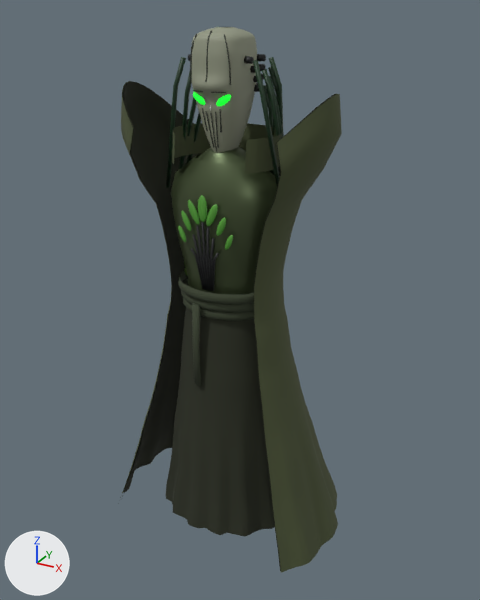
Before and after pictures for a commit that changed the glTF model public/models/estrangeiro.glb.
One viewpoint serves both versions: a camera (50 mm lens) standing at (1.6, -2.76, 2.65) and looking at (0.01, 0.12, 1.21). Every picture has the same lights, and +X, +Y and +Z are marked at lower left. The picture after the commit comes second. Vertices at exactly the same position are counted once.

Names of what the first picture shows: 'belt', 'cables', 'cape_in', 'chest_leaves', 'mask', 'part_MAT_CLOTH_cable_estrangeiro', 'part_MAT_CLOTH_cape_estrangeiro', 'part_MAT_CLOTH_cord_estrangeiro', 'part_MAT_METAL_armor_estrangeiro', 'robe' and 2 more.
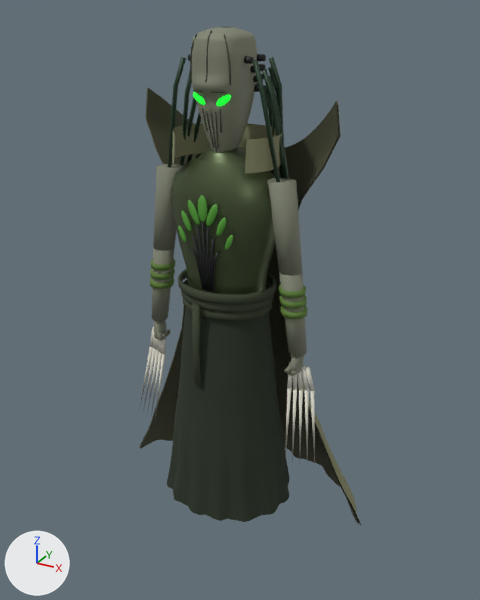
Changed parts and their boxes [x1, y1, x2, y2] in the pictures (480 x 600 px; the box of a moved part takes in the faces that stretch with it):
'part_MAT_CLOTH_cape_estrangeiro', recoloured, reshaped (dark green to yellow, 11% shorter): before [118, 81, 342, 573]; after [139, 88, 361, 525]
'robe', reshaped: before [165, 308, 275, 537]; after [167, 308, 290, 522]
'cape_in', recoloured, reshaped (11% shorter): before [121, 81, 336, 571]; after [140, 88, 359, 525]
'part_MAT_SKIN_skin_estrangeiro', reshaped (not visible before): after [152, 164, 307, 376]
'part_MAT_CLOTH_claw_estrangeiro', reshaped (not visible before): after [139, 327, 315, 464]
'part_MAT_CLOTH_cord_estrangeiro', reshaped (mostly hidden before): before [184, 261, 187, 276]; after [150, 259, 308, 319]
part 4 of me_part_mat_cloth_cord_estrangeiro, moved or reshaped (not visible before): after [278, 285, 308, 319]
part 5 of me_part_mat_cloth_cord_estrangeiro, moved or reshaped (mostly hidden before): before [184, 261, 187, 276]; after [150, 259, 176, 289]
part 6 of me_part_mat_skin_skin_estrangeiro, moved or reshaped (not visible before): after [267, 178, 302, 276]
part 7 of me_part_mat_skin_skin_estrangeiro, moved or reshaped (not visible before): after [279, 272, 307, 356]
part 8 of me_part_mat_skin_skin_estrangeiro, moved or reshaped (not visible before): after [153, 164, 183, 251]
part 9 of me_part_mat_skin_skin_estrangeiro, moved or reshaped (not visible before): after [152, 247, 174, 321]
part 10 of me_part_mat_skin_skin_estrangeiro, added: after [154, 320, 167, 337]
part 11 of me_part_mat_skin_skin_estrangeiro, added: after [289, 355, 304, 374]
part 12 of me_part_mat_skin_skin_estrangeiro, added: after [157, 332, 166, 340]

What changed in the scene script:
```text
Change mat_mat_cloth_cape_estrangeiro_in:
    mat_mat_cloth_cape_estrangeiro_in.base_color: (0.0152, 0.0189, 0.00775) -> (0.0658, 0.0697, 0.0356)  # black #212515 -> dark yellow #494b35
Change mat_mat_cloth_mask_estrangeiro:
    mat_mat_cloth_mask_estrangeiro.base_color: (0.276, 0.298, 0.212) -> (0.205, 0.22, 0.151)  # grey #8f947f -> greyish green #7d816c
Change mat_mat_cloth_cape_estrangeiro:
    mat_mat_cloth_cape_estrangeiro.base_color: (0.0658, 0.0824, 0.0329) -> (0.239, 0.247, 0.133)  # dark green #495133 -> yellow #868866
Change me_cape_in:
    remove me_cape_in.from_pydata(...)  # 4365 vertices, 8448 faces; spans x -0.66..0.66, y -0.37..0.62, z -0.07..2.32
    add me_cape_in.from_pydata(...)  # 4365 vertices, 8448 faces; spans x -0.77..0.78, y 0.06..0.63, z -0.07..2.28
    me_cape_in part 1: 4298 of 4365 vertices moved; they spanned x -0.66..0.66, y -0.37..0.62, z -0.07..2.32 and now span x -0.77..0.78, y 0.06..0.63, z -0.07..2.28; mean shift (0.0, 0.14, -0.01); largest move (0.51, -0.35, -0.07) -> (0.78, 0.16, -0.06)
Change me_part_mat_cloth_cape_estrangeiro:
    remove me_part_mat_cloth_cape_estrangeiro.from_pydata(...)  # 5626 vertices, 10752 faces; spans x -0.67..0.66, y -0.37..0.63, z -0.07..2.32
    add me_part_mat_cloth_cape_estrangeiro.from_pydata(...)  # 5626 vertices, 10752 faces; spans x -0.78..0.79, y -0.16..0.64, z -0.07..2.28
    me_part_mat_cloth_cape_estrangeiro part 2: 4298 of 5626 vertices moved; they spanned x -0.67..0.66, y -0.37..0.63, z -0.07..2.32 and now span x -0.78..0.79, y 0.06..0.64, z -0.07..2.28; mean shift (0.0, 0.14, -0.01); largest move (0.52, -0.35, -0.07) -> (0.79, 0.16, -0.06)
Change me_part_mat_cloth_claw_estrangeiro:
    remove me_part_mat_cloth_claw_estrangeiro.from_pydata(...)  # 180 vertices, 300 faces; spans x -0.255..0.255, y -0.108..0.03, z 0.655..1.117
    add me_part_mat_cloth_claw_estrangeiro.from_pydata(...)  # 180 vertices, 300 faces; spans x -0.572..0.572, y -0.128..0.01, z 0.424..0.984
    me_part_mat_cloth_claw_estrangeiro part 3: 180 of 180 vertices moved; they spanned x -0.255..0.255, y -0.108..0.03, z 0.655..1.117 and now span x -0.572..0.572, y -0.128..0.01, z 0.424..0.984; mean shift (0.0, -0.02, -0.14)
Change me_part_mat_cloth_cord_estrangeiro:
    remove me_part_mat_cloth_cord_estrangeiro.from_pydata(...)  # 156 vertices, 288 faces; spans x -0.246..0.246, y -0.067..0.067, z 1.368..1.483
    add me_part_mat_cloth_cord_estrangeiro.from_pydata(...)  # 156 vertices, 288 faces; spans x -0.461..0.461, y -0.087..0.047, z 1.268..1.409
    me_part_mat_cloth_cord_estrangeiro part 4: all 78 vertices in x 0.112..0.246, y -0.067..0.067, z 1.368..1.483 are multiplied about their middle by the matrix ((0.998, 0.0, -0.147), (0.0, 1.0, 0.0), (0.02, 0.0, 1.199)), then moved by (0.209, -0.02, -0.087)
    me_part_mat_cloth_cord_estrangeiro part 5: all 78 vertices in x -0.246..-0.112, y -0.067..0.067, z 1.368..1.483 are multiplied about their middle by the matrix ((0.998, 0.0, 0.147), (0.0, 1.0, 0.0), (-0.02, 0.0, 1.199)), then moved by (-0.209, -0.02, -0.087)
Change me_part_mat_skin_skin_estrangeiro:
    remove me_part_mat_skin_skin_estrangeiro.from_pydata(...)  # 8510 vertices, 16580 faces; spans x -0.25..0.25, y -0.2..0.07, z 0.03..2.32
    add me_part_mat_skin_skin_estrangeiro.from_pydata(...)  # 8508 vertices, 16574 faces; spans x -0.47..0.47, y -0.2..0.05, z 0.03..2.32
    me_part_mat_skin_skin_estrangeiro part 6: the loose piece of 38 vertices spanning x 0.11..0.25, y -0.07..0.07, z 1.55..1.92 is multiplied about its middle by the matrix ((0.997, 0.0, -0.162), (0.0, 1.0, 0.0), (0.026, 0.0, 1.169)), then moved by (0.16, -0.02, -0.03)
    me_part_mat_skin_skin_estrangeiro part 7: the loose piece of 38 vertices spanning x 0.12..0.24, y -0.06..0.06, z 1.2..1.55 is multiplied about its middle by the matrix ((0.998, 0.0, -0.147), (0.0, 1.0, 0.0), (0.023, 0.0, 1.198)), then moved by (0.22, -0.02, -0.1)
    me_part_mat_skin_skin_estrangeiro part 8: the loose piece of 38 vertices spanning x -0.25..-0.11, y -0.07..0.07, z 1.55..1.92 is multiplied about its middle by the matrix ((0.997, 0.0, 0.162), (0.0, 1.0, 0.0), (-0.026, 0.0, 1.169)), then moved by (-0.16, -0.02, -0.03)
    me_part_mat_skin_skin_estrangeiro part 9: the loose piece of 38 vertices spanning x -0.24..-0.12, y -0.06..0.06, z 1.2..1.55 is multiplied about its middle by the matrix ((0.998, 0.0, 0.147), (0.0, 1.0, 0.0), (-0.023, 0.0, 1.198)), then moved by (-0.22, -0.02, -0.1)
    me_part_mat_skin_skin_estrangeiro part 10: a new loose piece of 1262 vertices spanning x -0.45..-0.39, y -0.07..0.03, z 0.95..1.06, in mat_mat_skin_skin_estrangeiro (grey #7b7f6c)
    me_part_mat_skin_skin_estrangeiro part 11: a new loose piece of 1260 vertices spanning x 0.39..0.45, y -0.07..0.03, z 0.95..1.06, in mat_mat_skin_skin_estrangeiro (grey #7b7f6c)
    me_part_mat_skin_skin_estrangeiro part 12: a new loose piece of 266 vertices spanning x -0.42..-0.37, y -0.08..-0.04, z 0.95..1.0, in mat_mat_skin_skin_estrangeiro (grey #7b7f6c)
    other edits to the shape of me_part_mat_skin_skin_estrangeiro do not show in these pictures
Change me_robe:
    remove me_robe.from_pydata(...)  # 2088 vertices, 4032 faces; spans x -0.393..0.392, y -0.34..0.348, z -0.015..1.253
    add me_robe.from_pydata(...)  # 2088 vertices, 4032 faces; spans x -0.381..0.377, y -0.327..0.332, z 0.072..1.253
    me_robe part 13: 2016 vertices removed from x -0.393..0.392, y -0.34..0.348, z -0.015..1.207; 2016 vertices added at x -0.381..0.377, y -0.327..0.332, z 0.072..1.21
```
